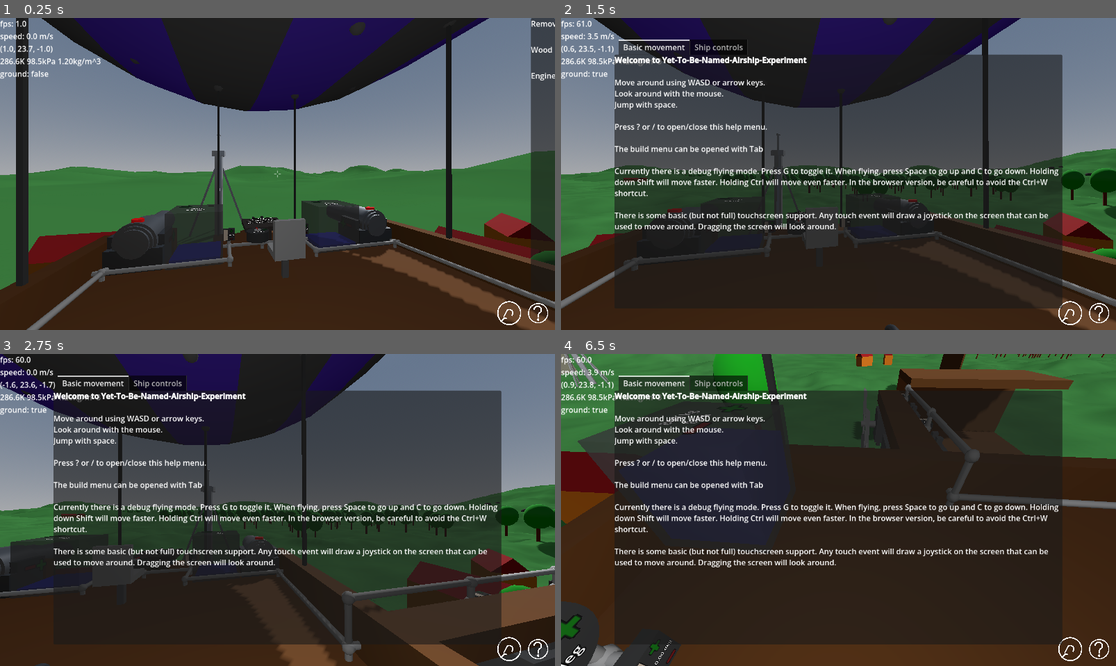
Above: before the commit, frames 1-4 (two rows, left to right).
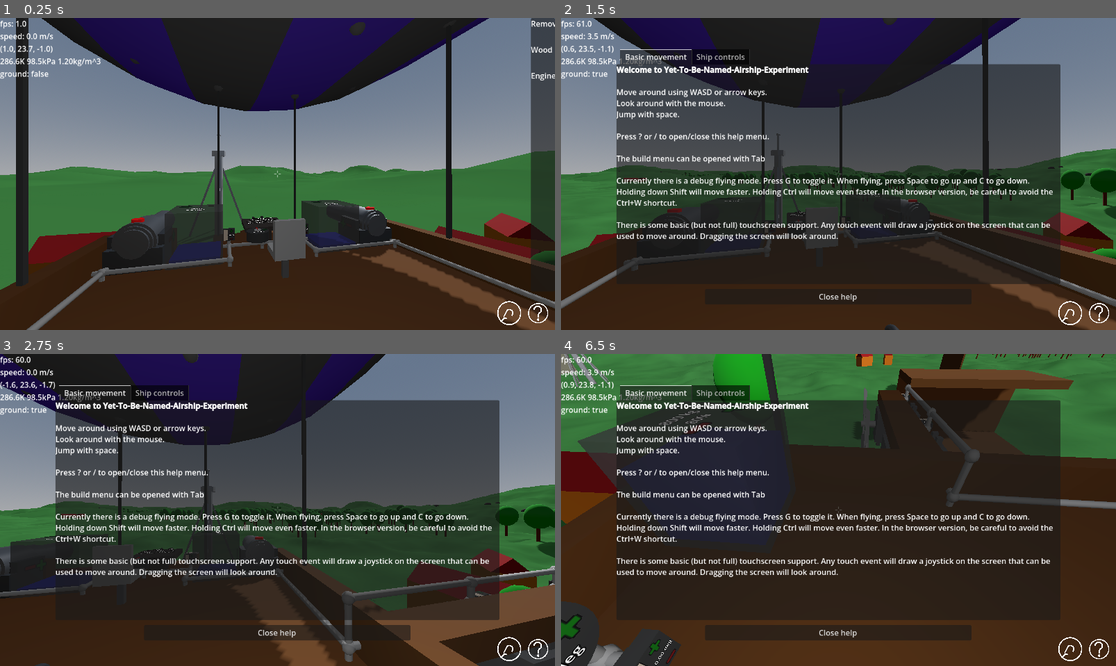
Above: after the commit, the same moments.

Repository: jmdejong/airships
Game: Godot game, scene res://scenes/space.tscn
Two runs of this game, one before a commit and one after it. Both use one fixed random seed, a clock stepped at 60 frames per second and the inputs below.
Inputs (mouse positions are in pixels of both pictures, inside the frame that each line leads up to):
- Up to frame 1 (0.25 s): no input
- Up to frame 2 (1.5 s): click (1099, 314) at 0.5 s; move the mouse to (960, 158) at 1.27 s; hold D (right) from 1.28 s (still down); click (960, 158) at 1.35 s
- Up to frame 3 (2.75 s): tap Mouse wheel down (rotate_left) at 1.55 s; release D (right) at 2 s; drag from (166, 525) to (249, 572) at 2.02 s
- Up to frame 4 (6.5 s): move the mouse to (894, 441) at 2.77 s; hold D (right) 2.78-3.5 s; tap Mouse wheel up (rotate_right) at 2.85, 5.3 s; click (894, 441) at 2.92 s; tap B (toggle_build) at 3.05, 6.05 s; drag from (1104, 391) to (672, 463) at 3.52 s; move the mouse to (877, 513) at 4.27 s; hold W (forwards) 4.28-5.78 s; click (877, 513) at 4.35 s; tap Mouse wheel down (rotate_left) at 4.55 s; right-click (877, 513) at 4.9 s; move the mouse to (794, 506) at 5.02 s; tap X (detach) at 5.1 s; click (794, 506) at 5.17 s; tap Escape (escape) at 5.65 s; move the mouse to (866, 510) at 5.77 s; hold S (backwards) from 5.78 s (still down); tap I (duplicate_ship) at 5.85 s; click (866, 510) at 5.92 s; tap / (toggle_help) at 6.4 s

The runs differ from the first frame. In frame 2, 11% of the frame differs, in the area x 9-91%, y 6-94%; in frame 3, 11%; in frame 4, 14%.

Commit message:
further refactor ui and main scene

Diff:
--- a/code/player.gd
+++ b/code/player.gd
@@ -159,7 +159,7 @@
 		var platform_velocity = Vector3.ZERO
 		if used_platform != null:
 			platform_velocity = used_platform.linear_velocity
-		if (Input.is_action_pressed("up") or %UI.should_jump()) and was_on_ground and linear_velocity.y - platform_velocity.y < 1.0:
+		if Input.is_action_pressed("up") and was_on_ground and linear_velocity.y - platform_velocity.y < 1.0:
 			var jump_strength: Vector3 = Vector3(0, 350, 0)
 			apply_impulse(jump_strength, contact_point - global_position)
 			if used_platform != null:
--- a/code/ui.gd
+++ b/code/ui.gd
@@ -6,30 +6,52 @@
 signal press
 signal move_view(delta: Vector2)
 
-enum MouseMode {Unfocused, Play, SelectBuild, Build, Remove, Help}
+enum UiMode {Unfocused, Active, SelectBuild, Help}
+enum CursorMode {Play, Build, Remove}
 
-var mouse_mode: MouseMode = MouseMode.Unfocused:
+var ui_mode: UiMode = UiMode.Unfocused:
 	set(value):
-		mouse_mode = value
-		if value == MouseMode.Unfocused or value == MouseMode.SelectBuild or value == MouseMode.Help:
+		ui_mode = value
+		if value != UiMode.Active:
 			Input.mouse_mode = Input.MOUSE_MODE_VISIBLE
 		elif not $TouchUi.visible:
 			Input.mouse_mode = Input.MOUSE_MODE_CAPTURED
-		%BuildTab.visible = mouse_mode == MouseMode.SelectBuild
-		%HelpMenu.visible = mouse_mode == MouseMode.Help
-		build.show_preview(mouse_mode == MouseMode.Build)
-		if value == MouseMode.Remove:
+		%BuildTab.visible = ui_mode == UiMode.SelectBuild
+		%HelpMenu.visible = ui_mode == UiMode.Help
+		if ui_mode != UiMode.Help:
+			get_viewport().gui_release_focus()
+
+var cursor_mode: CursorMode = CursorMode.Play:
+	set(value):
+		cursor_mode = value
+		build.show_preview(cursor_mode == CursorMode.Build)
+		if value == CursorMode.Remove:
 			%CrosshairTexture.texture = preload("res://textures/ui/break.png")
 		else:
 			%CrosshairTexture.texture = preload("res://textures/ui/crosshair.png")
-		if mouse_mode != MouseMode.Help:
-			get_viewport().gui_release_focus()
+
+#var mouse_mode: MouseMode = MouseMode.Unfocused:
+	#set(value):
+		#mouse_mode = value
+		#if value == MouseMode.Unfocused or value == MouseMode.SelectBuild or value == MouseMode.Help:
+			#Input.mouse_mode = Input.MOUSE_MODE_VISIBLE
+		#elif not $TouchUi.visible:
+			#Input.mouse_mode = Input.MOUSE_MODE_CAPTURED
+		#%BuildTab.visible = mouse_mode == MouseMode.SelectBuild
+		#%HelpMenu.visible = mouse_mode == MouseMode.Help
+		#build.show_preview(mouse_mode == MouseMode.Build)
+		#if value == MouseMode.Remove:
+			#%CrosshairTexture.texture = preload("res://textures/ui/break.png")
+		#else:
+			#%CrosshairTexture.texture = preload("res://textures/ui/crosshair.png")
+		#if mouse_mode != MouseMode.Help:
+			#get_viewport().gui_release_focus()
 
 func set_info_text(text: String) -> void:
 	%Info.text = text
 
 func show_tooltip(target: Node, player: Player) -> void:
-	if mouse_mode == MouseMode.Play and target != null and target.has_method("mouseover_description"):
+	if ui_mode == UiMode.Active and cursor_mode == CursorMode.Play and target != null and target.has_method("mouseover_description"):
 		%Tooltip.text = target.mouseover_description(player)
 		%Tooltip.visible = %Tooltip.text != ""
 	else:
@@ -42,14 +64,14 @@
 	if event is InputEventMouseMotion and Input.mouse_mode == Input.MOUSE_MODE_CAPTURED:
 		move_view.emit(event.relative * Global.MOUSE_SENSITIVITY)
 	if Input.is_action_just_pressed("toggle_build"):
-		if mouse_mode == MouseMode.SelectBuild:
-			mouse_mode = MouseMode.Play
+		if ui_mode == UiMode.SelectBuild:
+			ui_mode = UiMode.Active
 		else:
-			mouse_mode = MouseMode.SelectBuild
+			ui_mode = UiMode.SelectBuild
 
 func _unhandled_input(_event: InputEvent):
 
-	if mouse_mode == MouseMode.Build and Input.is_action_just_released("rotate_left") or Input.is_action_just_released("rotate_right"):
+	if cursor_mode == CursorMode.Build and Input.is_action_just_released("rotate_left") or Input.is_action_just_released("rotate_right"):
 		var d: int = int(Input.is_action_just_released("rotate_left")) - int(Input.is_action_just_released("rotate_right"))
 		if Input.is_action_pressed("rotate_roll"):
 			build.roll_rotation_mode += d
@@ -60,11 +82,12 @@
 
 	# Capturing/Freeing the cursor
 	if Input.is_action_just_pressed("escape"):
-		mouse_mode = MouseMode.Unfocused
+		ui_mode = UiMode.Unfocused
 	if Input.is_action_just_pressed("click"):
 		click()
 	if Input.is_action_just_pressed("cancel_click"):
-		mouse_mode = MouseMode.Play
+		ui_mode = UiMode.Active
+		cursor_mode = CursorMode.Play
 	if Input.is_action_just_pressed("switch_render"):
 		var vp := get_viewport()
 		vp.debug_draw = (vp.debug_draw + 1) % 6 as Viewport.DebugDraw
@@ -73,33 +96,34 @@
 
 
 func toggle_help() -> void:
-	if mouse_mode == MouseMode.Help:
-		mouse_mode = MouseMode.Play
+	if ui_mode == UiMode.Help:
+		ui_mode = UiMode.Active
 	else:
-		mouse_mode = MouseMode.Help
+		ui_mode = UiMode.Help
 
 func click() -> void:
-	if mouse_mode == MouseMode.Play:
-		press.emit()
-	elif mouse_mode == MouseMode.Build:
-		build.try_build()
-	elif mouse_mode == MouseMode.Remove:
-		build.try_remove()
+	if ui_mode == UiMode.Active:
+		if cursor_mode == CursorMode.Play:
+			press.emit()
+		elif cursor_mode == CursorMode.Build:
+			build.try_build()
+		elif cursor_mode == CursorMode.Remove:
+			build.try_remove()
 	else:
-		mouse_mode = MouseMode.Play
+		ui_mode = UiMode.Active
+		cursor_mode = CursorMode.Play
 
 func enable_touch() -> void:
-	mouse_mode = MouseMode.Play
+	ui_mode = UiMode.Active
 
 func _on_build_tab_select_build(component: ComponentBlueprint) -> void:
-	mouse_mode = MouseMode.Build
+	ui_mode = UiMode.Active
+	cursor_mode = CursorMode.Build
 	build.select_build(component)
 
 func _on_build_tab_select_remove() -> void:
-	mouse_mode = MouseMode.Remove
-
-func should_jump() -> bool:
-	return %JumpButton.is_pressed()
+	ui_mode = UiMode.Active
+	cursor_mode = CursorMode.Remove
 
 func set_lifeline_attached(attached: bool) -> void:
 	if attached:
--- /dev/null
+++ b/scenes/areas/hex_island.tscn
@@ -0,0 +1,66 @@
+[gd_scene format=3 uid="uid://cxbhh4qjufira"]
+
+[ext_resource type="PackedScene" uid="uid://b7d18yub2hl4u" path="res://scenes/ground.tscn" id="1_cxrf3"]
+[ext_resource type="Script" uid="uid://denjq6u6lvuon" path="res://code/mapgen/hexs_height_source.gd" id="2_fsacg"]
+[ext_resource type="PackedScene" uid="uid://ckvhddih8pih4" path="res://scenes/structures/house.tscn" id="3_tp7gy"]
+[ext_resource type="PackedScene" uid="uid://bxgiwy7folhqu" path="res://scenes/structures/tree.tscn" id="4_mhgm5"]
+[ext_resource type="PackedScene" uid="uid://7aus8kw62omx" path="res://scenes/structures/small_tree.tscn" id="5_x7o67"]
+[ext_resource type="PackedScene" uid="uid://dj7s3br8gri5r" path="res://scenes/structures/mooring_mast.tscn" id="6_0uds8"]
+[ext_resource type="Material" uid="uid://bx6whd5thqdwx" path="res://materials/sea.tres" id="7_tf67t"]
+
+[sub_resource type="Resource" id="Resource_q5onr"]
+script = ExtResource("2_fsacg")
+random_seed = null
+
+[sub_resource type="PlaneMesh" id="PlaneMesh_qfnet"]
+size = Vector2(8192, 8192)
+subdivide_width = 63
+subdivide_depth = 63
+
+[node name="HexIsland" type="Node3D" unique_id=1896444308]
+
+[node name="Ground" parent="." unique_id=837981477 instance=ExtResource("1_cxrf3")]
+height_source = SubResource("Resource_q5onr")
+
+[node name="CentralVillage" type="Node3D" parent="." unique_id=326382834]
+transform = Transform3D(1, 0, 0, 0, 1, 0, 0, 0, 1, -1.9936124e-09, 10, -1.9936124e-09)
+
+[node name="House" parent="CentralVillage" unique_id=909676520 instance=ExtResource("3_tp7gy")]
+transform = Transform3D(1, 0, 0, 0, 1, 0, 0, 0, 1, -30, 0, 0)
+
+[node name="House2" parent="CentralVillage" unique_id=49871910 instance=ExtResource("3_tp7gy")]
+transform = Transform3D(0.5, 0, -0.866025, 0, 1, 0, 0.866025, 0, 0.5, -12, 0, -26)
+
+[node name="House4" parent="CentralVillage" unique_id=237019859 instance=ExtResource("3_tp7gy")]
+transform = Transform3D(1, 0, 0, 0, 1, 0, 0, 0, 1, 16, 0, 0)
+
+[node name="House15" parent="CentralVillage" unique_id=1219204312 instance=ExtResource("3_tp7gy")]
+transform = Transform3D(1, 0, 0, 0, 1, 0, 0, 0, 1, 16, 0, -25)
+
+[node name="House14" parent="CentralVillage" unique_id=360006747 instance=ExtResource("3_tp7gy")]
+transform = Transform3D(1, 0, 0, 0, 1, 0, 0, 0, 1, -30, 0, 17)
+
+[node name="House16" parent="CentralVillage" unique_id=1236857401 instance=ExtResource("3_tp7gy")]
+transform = Transform3D(0.7071064, 0, -0.70710677, 0, 1, 0, 0.70710677, 0, 0.7071064, -49, 0, 23)
+
+[node name="House17" parent="CentralVillage" unique_id=88411807 instance=ExtResource("3_tp7gy")]
+transform = Transform3D(-4.37114e-08, 0, -1, 0, 1, 0, 1, 0, -4.37114e-08, 18, 0, 31)
+
+[node name="Tree3" parent="CentralVillage" unique_id=1023021274 instance=ExtResource("4_mhgm5")]
+transform = Transform3D(1, 0, 0, 0, 1, 0, 0, 0, 1, -40, 0, -2)
+
+[node name="SmallTree2" parent="CentralVillage" unique_id=812930894 instance=ExtResource("5_x7o67")]
+transform = Transform3D(1, 0, 0, 0, 1, 0, 0, 0, 1, -25, 0, 9)
+
+[node name="Tree2" parent="CentralVillage" unique_id=783494169 instance=ExtResource("4_mhgm5")]
+transform = Transform3D(1, 0, 0, 0, 1, 0, 0, 0, 1, 32, 0, -16)
+
+[node name="MooringMast" parent="CentralVillage" unique_id=1423220962 instance=ExtResource("6_0uds8")]
+transform = Transform3D(1, 0, 0, 0, 1, 0, 0, 0, 1, 2, 0, 53)
+
+[node name="Sea" type="MeshInstance3D" parent="." unique_id=1239243666]
+transform = Transform3D(1, 0, 0, 0, 1, 0, 0, 0, 1, -1.9936124e-09, -0.35, -1.9936124e-09)
+visible = false
+mesh = SubResource("PlaneMesh_qfnet")
+skeleton = NodePath("../Ground")
+surface_material_override/0 = ExtResource("7_tf67t")
--- /dev/null
+++ b/scenes/day_environment.tscn
@@ -0,0 +1,32 @@
+[gd_scene format=3 uid="uid://c82ueiacjfp87"]
+
+[sub_resource type="ProceduralSkyMaterial" id="ProceduralSkyMaterial_rwgxs"]
+
+[sub_resource type="Sky" id="Sky_4wyf3"]
+sky_material = SubResource("ProceduralSkyMaterial_rwgxs")
+
+[sub_resource type="Environment" id="Environment_k0juu"]
+background_mode = 2
+sky = SubResource("Sky_4wyf3")
+ambient_light_source = 2
+ambient_light_color = Color(1, 1, 1, 1)
+ambient_light_energy = 0.1
+
+[sub_resource type="CameraAttributesPractical" id="CameraAttributesPractical_q5onr"]
+dof_blur_far_enabled = true
+dof_blur_far_distance = 1000.0
+dof_blur_far_transition = -1.0
+dof_blur_amount = 0.02
+
+[node name="DayEnvironment" type="WorldEnvironment" unique_id=1125925271]
+environment = SubResource("Environment_k0juu")
+camera_attributes = SubResource("CameraAttributesPractical_q5onr")
+
+[node name="DirectionalLight3D" type="DirectionalLight3D" parent="." unique_id=1312286928]
+transform = Transform3D(0.707107, 0.5, -0.5, 0, 0.707107, 0.707107, 0.707107, -0.5, 0.5, 0, 30, 0)
+light_energy = 0.75
+shadow_enabled = true
+shadow_bias = 0.05
+shadow_opacity = 0.9
+shadow_blur = 3.0
+directional_shadow_mode = 1
--- a/scenes/ui.tscn
+++ b/scenes/ui.tscn
@@ -128,6 +128,7 @@
 unique_name_in_owner = true
 scale = Vector2(0.1, 0.1)
 texture_normal = ExtResource("6_p7vwb")
+action = "up"
 
 [node name="HelpButton" type="Button" parent="." unique_id=1834785924]
 custom_minimum_size = Vector2(50, 50)
@@ -166,24 +167,27 @@
 texture = ExtResource("8_ktti3")
 expand_mode = 2
 
-[node name="HelpMenu" type="TabContainer" parent="." unique_id=1281420601]
-unique_name_in_owner = true
-visible = false
-layout_mode = 1
-anchors_preset = -1
+[node name="HelpMenu" type="Control" parent="." unique_id=871908355]
+unique_name_in_owner = true
+visible = false
+layout_mode = 1
 anchor_left = 0.1
 anchor_top = 0.1
 anchor_right = 0.9
 anchor_bottom = 0.9
-offset_left = -4.0
-offset_top = -20.0
-offset_right = 4.0
-offset_bottom = 20.0
-grow_horizontal = 2
-grow_vertical = 2
+grow_horizontal = 2
+grow_vertical = 2
+
+[node name="HelpTabs" type="TabContainer" parent="HelpMenu" unique_id=1281420601]
+layout_mode = 1
+anchors_preset = -1
+anchor_right = 1.0
+anchor_bottom = 1.0
+offset_bottom = -31.0
+grow_horizontal = 2
 current_tab = 0
 
-[node name="Basic movement" type="RichTextLabel" parent="HelpMenu" unique_id=696537852]
+[node name="Basic movement" type="RichTextLabel" parent="HelpMenu/HelpTabs" unique_id=696537852]
 layout_mode = 2
 bbcode_enabled = true
 text = "[b]Welcome to Yet-To-Be-Named-Airship-Experiment[/b]
@@ -201,7 +205,7 @@
 There is some basic (but not full) touchscreen support. Any touch event will draw a joystick on the screen that can be used to move around. Dragging the screen will look around."
 metadata/_tab_index = 0
 
-[node name="Ship controls" type="RichTextLabel" parent="HelpMenu" unique_id=801008091]
+[node name="Ship controls" type="RichTextLabel" parent="HelpMenu/HelpTabs" unique_id=801008091]
 visible = false
 layout_mode = 2
 text = "Many items in the ship are interactable.
@@ -217,6 +221,19 @@
 The precise controls are different for each airship and each chair (will be customizable).
 Press Shift or Space to leave the chair"
 metadata/_tab_index = 1
+
+[node name="CloseHelp" type="Button" parent="HelpMenu" unique_id=1305666197]
+layout_mode = 1
+anchors_preset = -1
+anchor_left = 0.2
+anchor_top = 1.0
+anchor_right = 0.8
+anchor_bottom = 1.0
+offset_top = -20.0
+offset_bottom = 12.0
+grow_horizontal = 2
+grow_vertical = 0
+text = "Close help"
 
 [connection signal="gui_input" from="Tooltip/TouchClick" to="TouchUi" method="_on_touch_click_gui_input"]
 [connection signal="select_build" from="BuildTab" to="." method="_on_build_tab_select_build"]
@@ -224,3 +241,4 @@
 [connection signal="enable_touch" from="TouchUi" to="." method="enable_touch"]
 [connection signal="touch_click" from="TouchUi" to="." method="click"]
 [connection signal="pressed" from="HelpButton" to="." method="toggle_help"]
+[connection signal="pressed" from="HelpMenu/CloseHelp" to="." method="toggle_help"]
--- a/scenes/world.tscn
+++ b/scenes/world.tscn
@@ -1,59 +1,16 @@
 [gd_scene format=3 uid="uid://cfu5yqefxgq4y"]
 
+[ext_resource type="PackedScene" uid="uid://c82ueiacjfp87" path="res://scenes/day_environment.tscn" id="1_jhx03"]
 [ext_resource type="PackedScene" uid="uid://d38pbjc6hq7vv" path="res://scenes/ships/gunboat.tscn" id="2_4wyf3"]
 [ext_resource type="PackedScene" uid="uid://xt6mcv6w5ri5" path="res://scenes/player.tscn" id="2_rwgxs"]
 [ext_resource type="PackedScene" uid="uid://b7mlj5h04xtu6" path="res://scenes/ships/scout.tscn" id="4_k0juu"]
-[ext_resource type="Material" uid="uid://bx6whd5thqdwx" path="res://materials/sea.tres" id="5_7r4gi"]
 [ext_resource type="PackedScene" uid="uid://bgiev8up864ym" path="res://scenes/ships/heli.tscn" id="5_71j4m"]
-[ext_resource type="PackedScene" uid="uid://ckvhddih8pih4" path="res://scenes/structures/house.tscn" id="6_i7141"]
-[ext_resource type="PackedScene" uid="uid://b7d18yub2hl4u" path="res://scenes/ground.tscn" id="6_qfnet"]
-[ext_resource type="PackedScene" uid="uid://bxgiwy7folhqu" path="res://scenes/structures/tree.tscn" id="7_4mrxx"]
-[ext_resource type="Script" uid="uid://denjq6u6lvuon" path="res://code/mapgen/hexs_height_source.gd" id="7_e3hyu"]
-[ext_resource type="PackedScene" uid="uid://7aus8kw62omx" path="res://scenes/structures/small_tree.tscn" id="8_7r4gi"]
+[ext_resource type="PackedScene" uid="uid://cxbhh4qjufira" path="res://scenes/areas/hex_island.tscn" id="7_i7141"]
 [ext_resource type="PackedScene" uid="uid://s7qd843d1ay0" path="res://scenes/ships/platform.tscn" id="10_w7kh3"]
-[ext_resource type="PackedScene" uid="uid://dj7s3br8gri5r" path="res://scenes/structures/mooring_mast.tscn" id="11_q5onr"]
-
-[sub_resource type="ProceduralSkyMaterial" id="ProceduralSkyMaterial_rwgxs"]
-
-[sub_resource type="Sky" id="Sky_4wyf3"]
-sky_material = SubResource("ProceduralSkyMaterial_rwgxs")
-
-[sub_resource type="Environment" id="Environment_k0juu"]
-background_mode = 2
-sky = SubResource("Sky_4wyf3")
-ambient_light_source = 2
-ambient_light_color = Color(1, 1, 1, 1)
-ambient_light_energy = 0.1
-
-[sub_resource type="CameraAttributesPractical" id="CameraAttributesPractical_q5onr"]
-dof_blur_far_enabled = true
-dof_blur_far_distance = 1000.0
-dof_blur_far_transition = -1.0
-dof_blur_amount = 0.02
-
-[sub_resource type="PlaneMesh" id="PlaneMesh_qfnet"]
-size = Vector2(8192, 8192)
-subdivide_width = 63
-subdivide_depth = 63
-
-[sub_resource type="Resource" id="Resource_q5onr"]
-script = ExtResource("7_e3hyu")
-random_seed = null
 
 [node name="World" type="Node3D" unique_id=1581463641]
 
-[node name="WorldEnvironment" type="WorldEnvironment" parent="." unique_id=2048037922]
-environment = SubResource("Environment_k0juu")
-camera_attributes = SubResource("CameraAttributesPractical_q5onr")
-
-[node name="DirectionalLight3D" type="DirectionalLight3D" parent="WorldEnvironment" unique_id=915971005]
-transform = Transform3D(0.707107, 0.5, -0.5, 0, 0.707107, 0.707107, 0.707107, -0.5, 0.5, 0, 30, 0)
-light_energy = 0.75
-shadow_enabled = true
-shadow_bias = 0.05
-shadow_opacity = 0.9
-shadow_blur = 3.0
-directional_shadow_mode = 1
+[node name="DayEnvironment" parent="." unique_id=1125925271 instance=ExtResource("1_jhx03")]
 
 [node name="GunBoat" parent="." unique_id=798839507 instance=ExtResource("2_4wyf3")]
 transform = Transform3D(-2.682209e-07, 0, -0.9999999, 0, 1, 0, 0.9999999, 0, -2.682209e-07, 0, 23, 0)
@@ -67,51 +24,7 @@
 [node name="Player" parent="." unique_id=1917587260 instance=ExtResource("2_rwgxs")]
 transform = Transform3D(-0.96592593, 0, 0.25881907, 0, 1, 0, -0.25881907, 0, -0.96592593, 1, 24, -1)
 
-[node name="Sea" type="MeshInstance3D" parent="." unique_id=1649858968]
-transform = Transform3D(1, 0, 0, 0, 1, 0, 0, 0, 1, -1.9936124e-09, -0.35, -1.9936124e-09)
-visible = false
-mesh = SubResource("PlaneMesh_qfnet")
-skeleton = NodePath("../Ground")
-surface_material_override/0 = ExtResource("5_7r4gi")
-
-[node name="Ground" parent="." unique_id=57864998 instance=ExtResource("6_qfnet")]
-height_source = SubResource("Resource_q5onr")
-
-[node name="CentralVillage" type="Node3D" parent="." unique_id=31189006]
-transform = Transform3D(1, 0, 0, 0, 1, 0, 0, 0, 1, -1.9936124e-09, 10, -1.9936124e-09)
-
-[node name="House" parent="CentralVillage" unique_id=433085915 instance=ExtResource("6_i7141")]
-transform = Transform3D(1, 0, 0, 0, 1, 0, 0, 0, 1, -30, 0, 0)
-
-[node name="House2" parent="CentralVillage" unique_id=623018295 instance=ExtResource("6_i7141")]
-transform = Transform3D(0.5, 0, -0.866025, 0, 1, 0, 0.866025, 0, 0.5, -12, 0, -26)
-
-[node name="House4" parent="CentralVillage" unique_id=374466972 instance=ExtResource("6_i7141")]
-transform = Transform3D(1, 0, 0, 0, 1, 0, 0, 0, 1, 16, 0, 0)
-
-[node name="House15" parent="CentralVillage" unique_id=1479497710 instance=ExtResource("6_i7141")]
-transform = Transform3D(1, 0, 0, 0, 1, 0, 0, 0, 1, 16, 0, -25)
-
-[node name="House14" parent="CentralVillage" unique_id=944761741 instance=ExtResource("6_i7141")]
-transform = Transform3D(1, 0, 0, 0, 1, 0, 0, 0, 1, -30, 0, 17)
-
-[node name="House16" parent="CentralVillage" unique_id=490109638 instance=ExtResource("6_i7141")]
-transform = Transform3D(0.7071064, 0, -0.70710677, 0, 1, 0, 0.70710677, 0, 0.7071064, -49, 0, 23)
-
-[node name="House17" parent="CentralVillage" unique_id=1346505868 instance=ExtResource("6_i7141")]
-transform = Transform3D(-4.37114e-08, 0, -1, 0, 1, 0, 1, 0, -4.37114e-08, 18, 0, 31)
-
-[node name="Tree3" parent="CentralVillage" unique_id=1526344482 instance=ExtResource("7_4mrxx")]
-transform = Transform3D(1, 0, 0, 0, 1, 0, 0, 0, 1, -40, 0, -2)
-
-[node name="SmallTree2" parent="CentralVillage" unique_id=835197401 instance=ExtResource("8_7r4gi")]
-transform = Transform3D(1, 0, 0, 0, 1, 0, 0, 0, 1, -25, 0, 9)
-
-[node name="Tree2" parent="CentralVillage" unique_id=1738179075 instance=ExtResource("7_4mrxx")]
-transform = Transform3D(1, 0, 0, 0, 1, 0, 0, 0, 1, 32, 0, -16)
-
-[node name="MooringMast" parent="CentralVillage" unique_id=1423220962 instance=ExtResource("11_q5onr")]
-transform = Transform3D(1, 0, 0, 0, 1, 0, 0, 0, 1, 2, 0, 53)
-
 [node name="Platform" parent="." unique_id=1998976567 instance=ExtResource("10_w7kh3")]
 transform = Transform3D(1, 0, 0, 0, 1, 0, 0, 0, 1, 43, 10, 16)
+
+[node name="HexIsland" parent="." unique_id=1896444308 instance=ExtResource("7_i7141")]
Not shown, changed: export_presets.cfg
